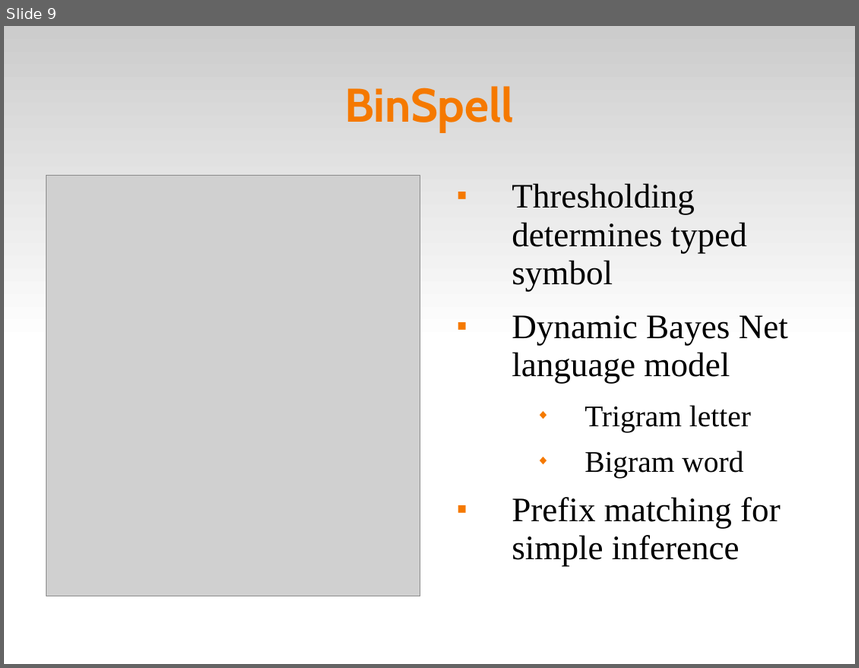
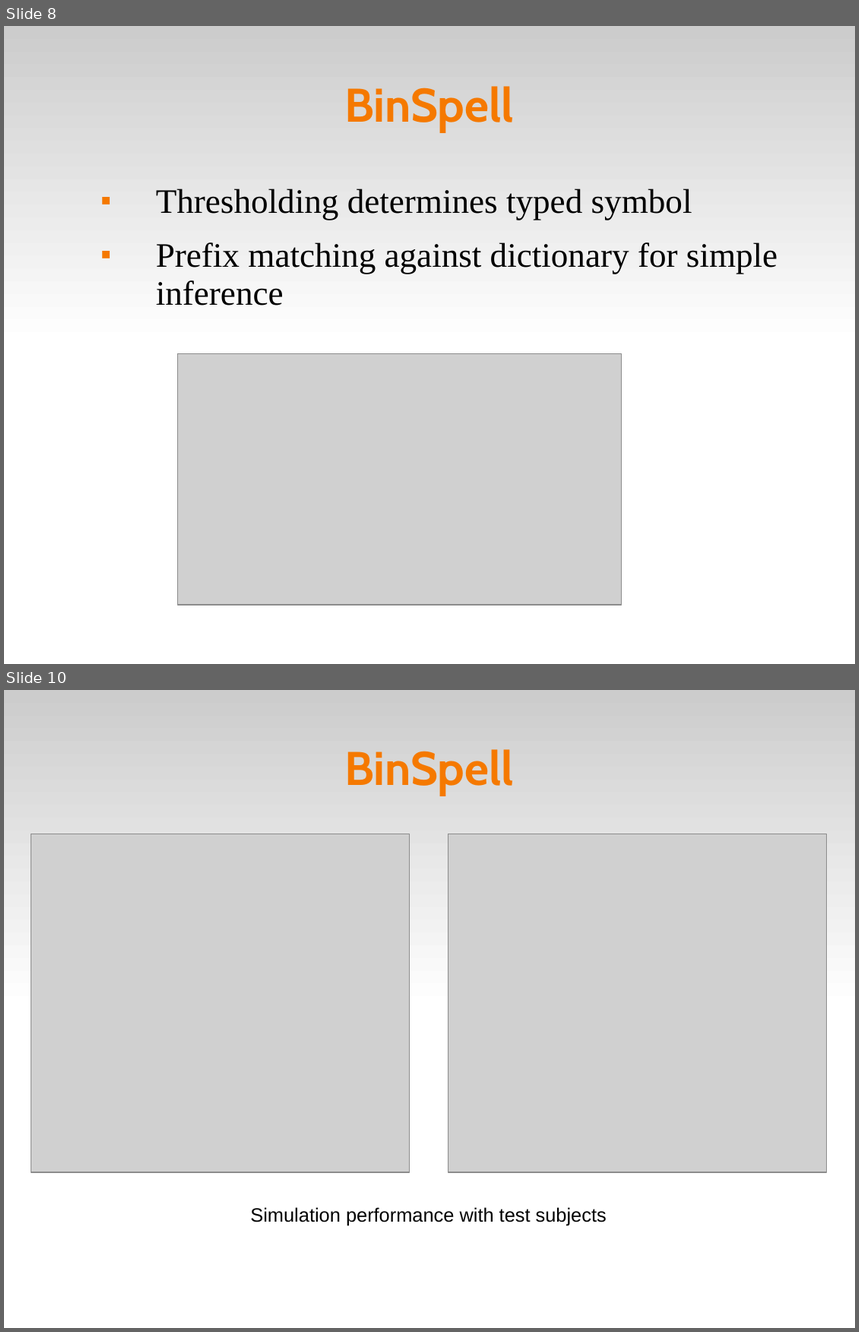
Before and after one commit to abdullah38rcc/BCI-Virtual-Keyboard, a slide deck: circlespell/docs/virtKey.ppt. Shown one above the other, each under a label of ours: slide 9 before the commit, slides 8 and 10 after it; the slides between them are not shown. The pictures are 859x668 and 859x1332 pixels, drawn with LibreOffice and Linux fonts; fonts in the diff are those of the drawing; grey boxes stand for pictures. Boxes give left, top, right and bottom in pixels: in the first picture for what was removed or moved away, otherwise in the second. Text is boxed around its words. In the diff, an @@ line names an element or a change of style, - is before the commit and + after.

```diff
--- a/circlespell/docs/virtKey.ppt
+++ b/circlespell/docs/virtKey.ppt
@@ slide 10 added at (x1=4, y1=690, x2=855, y2=1328), background #FFFFFF; not listed: 1 template element that a slide beside it also shows @@
@@ title added at (x1=344, y1=749, x2=514, y2=795), 44 pt, text #F57900, bold @@
+BinSpell
@@ picture added at (x1=31, y1=834, x2=410, y2=1173) @@
@@ picture added at (x1=448, y1=834, x2=826, y2=1173) @@
@@ text added at (x1=250, y1=1208, x2=607, y2=1227), 18 pt, text #000000 @@
+Simulation performance with test subjects
@@ what was slide 9 is now slide 8 @@
@@ slide 8 changed as well @@
@@ picture removed at (x1=47, y1=175, x2=420, y2=597) @@
@@ text "Thresholding determines typed symbol" moved from (x1=512, y1=183, x2=788, y2=567) to (x1=156, y1=189, x2=778, y2=306) @@
@@ text at (x1=156, y1=189, x2=693, y2=220): indent changed @@
@@ text at (x1=156, y1=243, x2=778, y2=306): text changed @@
-■ Dynamic Bayes Net language model
-  ◆ Trigram letter
-  ◆ Bigram word
-■ Prefix matching for simple inference
+■ Prefix matching against dictionary for simple inference
@@ picture added at (x1=178, y1=354, x2=622, y2=605) @@
```
Also in this commit, not shown: 8 other slides changed, 2 other slides added.
